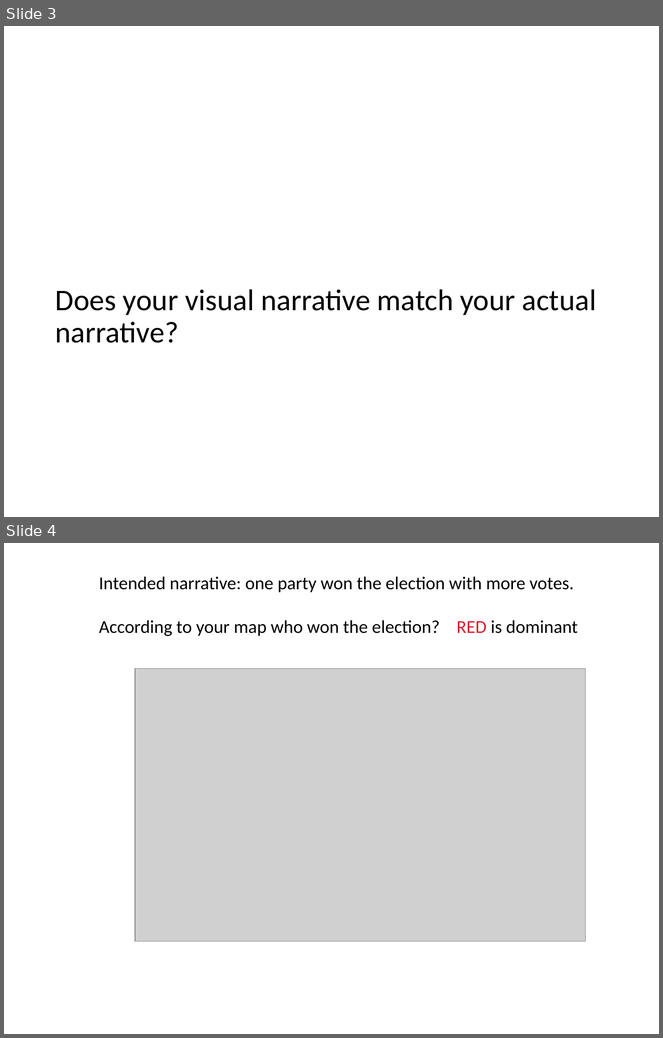
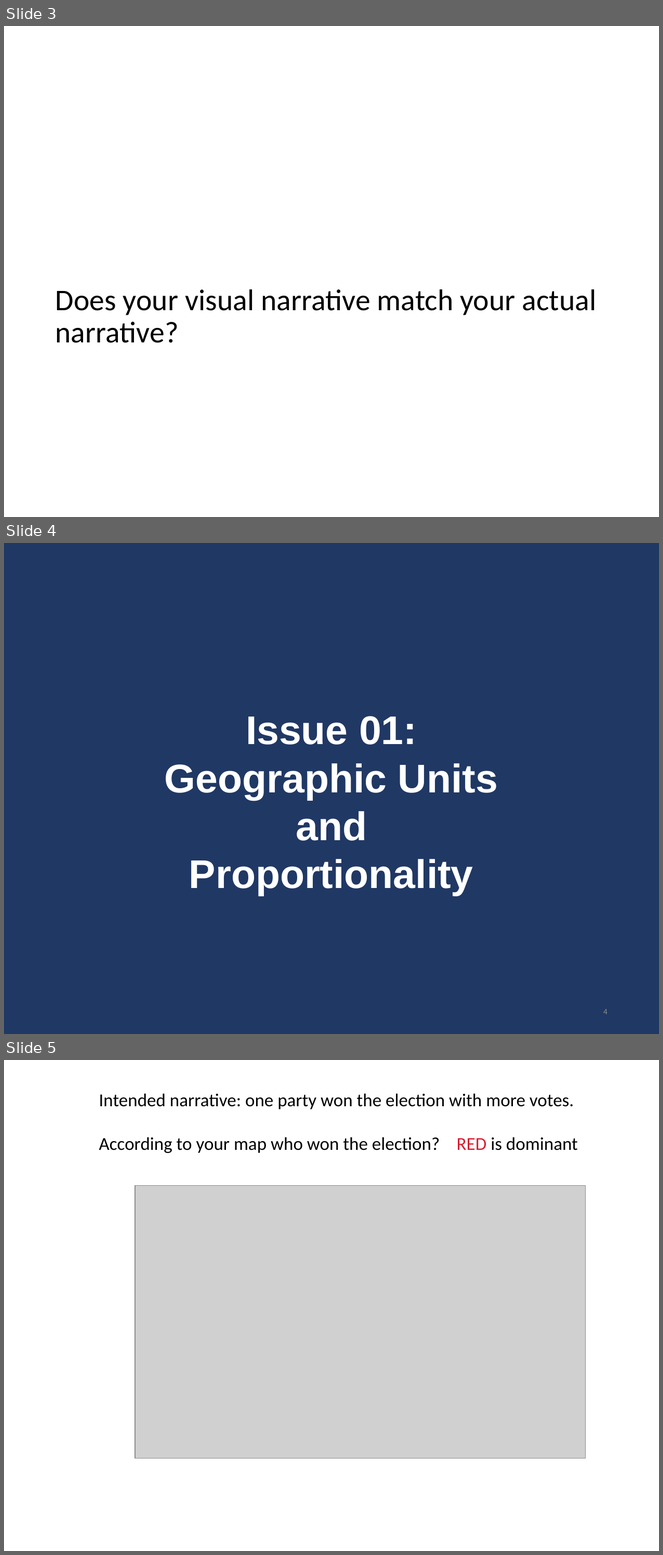
Before and after one commit to DS4PS/cpp-529-fall-2020, a slide deck: lectures/p-05-visual-narrative.pptx. Shown one above the other, each under a label of ours: slides 3 and 4 before the commit, slides 3, 4 and 5 after it. The pictures are 663x1038 and 663x1555 pixels, drawn with LibreOffice and Linux fonts; fonts in the diff are those of the drawing; grey boxes stand for pictures. Boxes give left, top, right and bottom in pixels: in the first picture for what was removed or moved away, otherwise in the second. Text is boxed around its words. In the diff, an @@ line names an element or a change of style, - is before the commit and + after.

```diff
--- a/lectures/p-05-visual-narrative.pptx
+++ b/lectures/p-05-visual-narrative.pptx
@@ slide 4 added at [4,543,659,1034], background #203864 @@
@@ text added at [165,716,497,896], 44 pt, text #FFFFFF, bold @@
+Issue 01:
+Geographic Units
+and Proportionality
@@ page number added at [604,1009,608,1015], 9 pt, text #8C8C8C @@
+4
@@ what was slide 4 is now slide 5 @@
```
Also in this commit, not shown: 3 slides changed, 12 other slides added, 2 slides removed, 1 other file.
